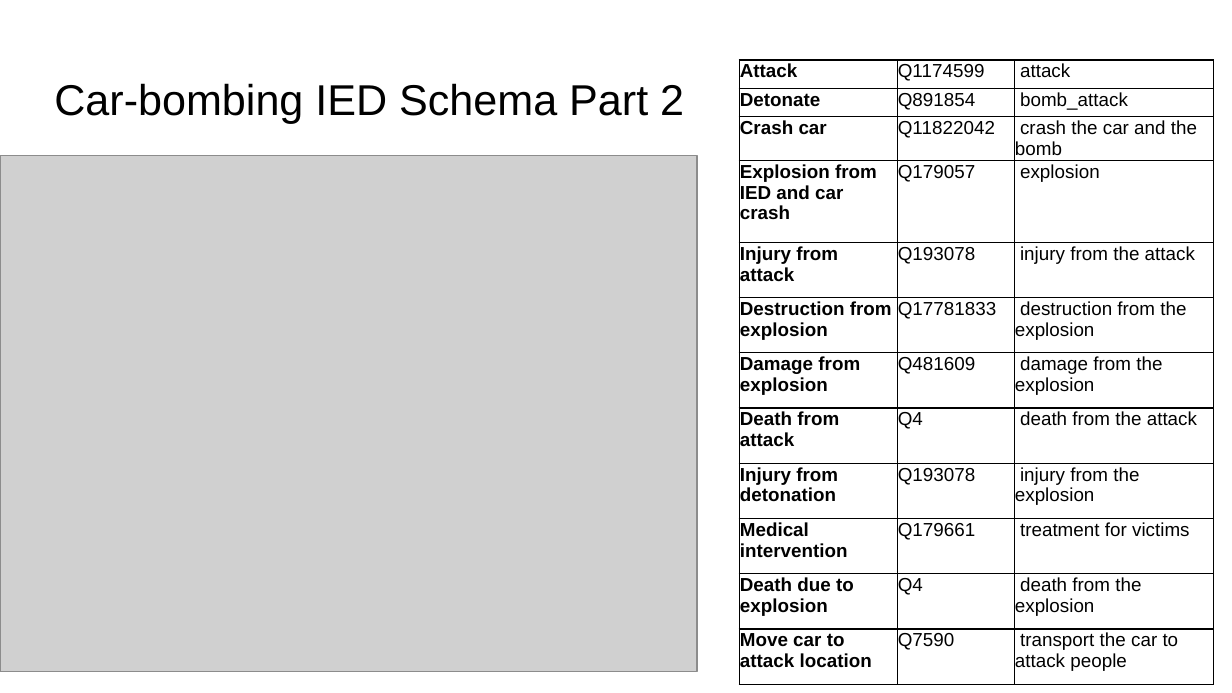
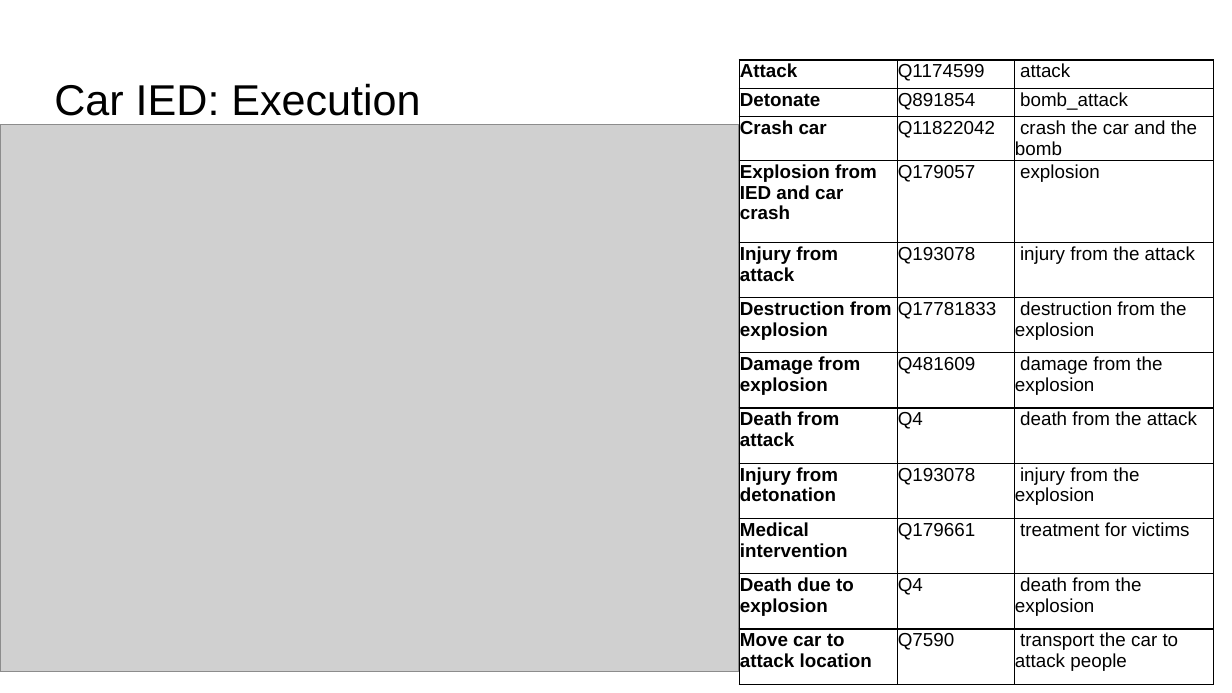
Before and after one commit to RESIN-KAIROS/schemalib, a slide deck: slide 11 of hrf/ied.pptx (slide 10 before the commit). Drawn at 1232x693 pixels with LibreOffice and Linux fonts; fonts in the diff are those of the drawing; grey boxes stand for pictures. Boxes give left, top, right and bottom in pixels: in the first picture for what was removed or moved away, otherwise in the second. Text is boxed around its words. In the diff, an @@ line names an element or a change of style, - is before the commit and + after.

```diff
--- a/hrf/ied.pptx
+++ b/hrf/ied.pptx
@@ title at [54,83,420,116]: text changed @@
-Car-bombing IED Schema Part 2
+Car IED: Execution
@@ picture: place and size @@
-picture at [0,155,697,671]
+picture at [0,124,739,671]
```
Also in this commit, not shown: 3 other slides changed, 1 slide added, 1 other file.
